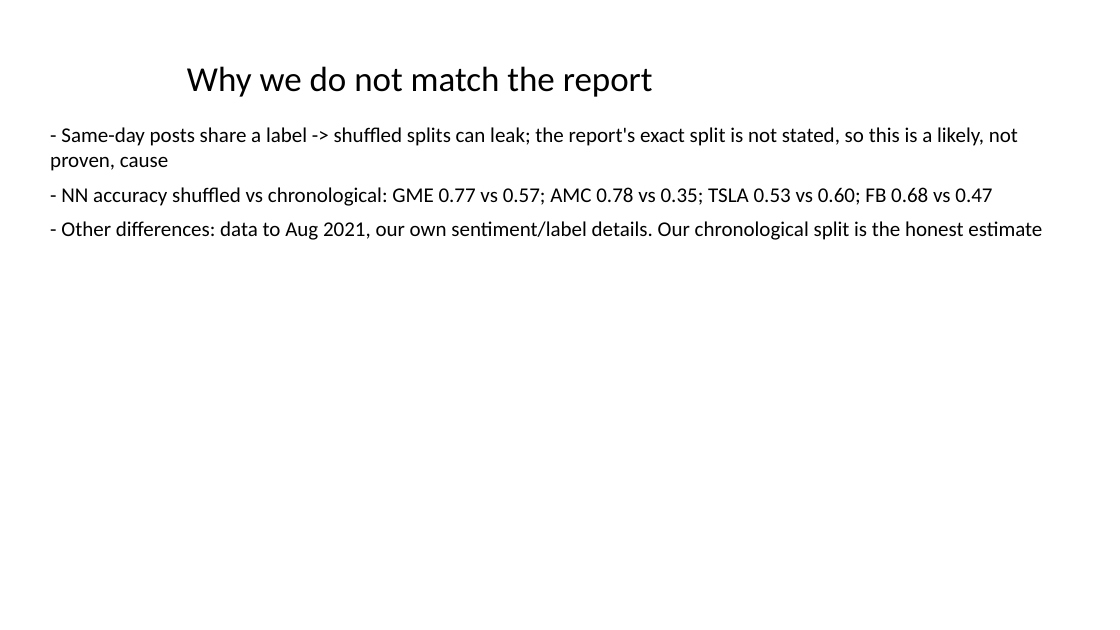
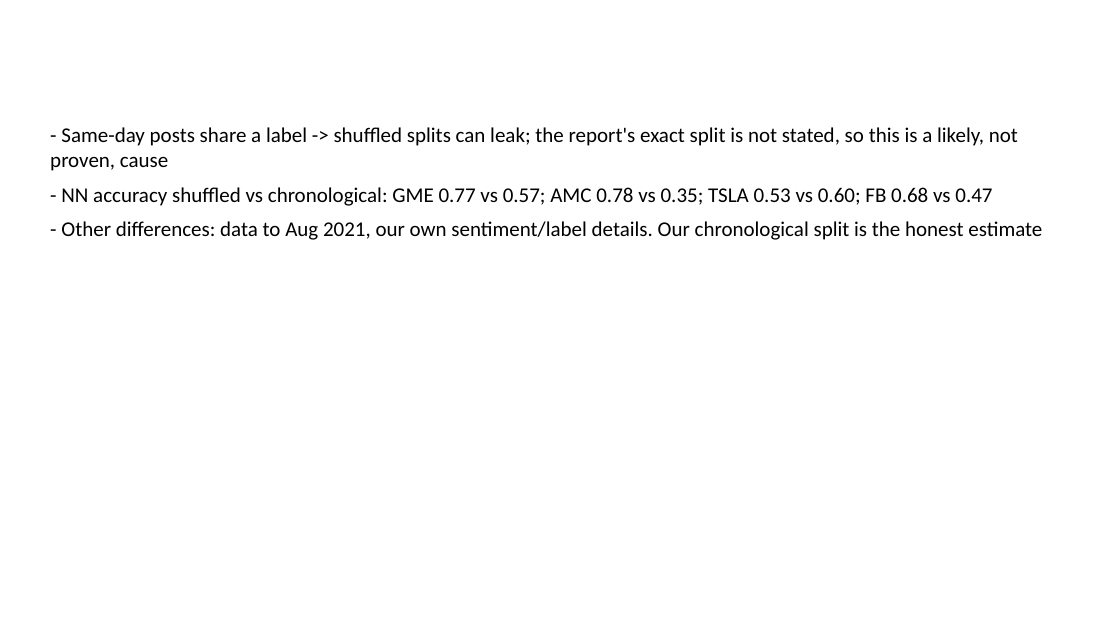
Before and after one commit to Prithvi-Aithal/wsb-market-prediction, a slide deck: slide 10 of docs/presentation.pptx. Drawn at 1120x630 pixels with LibreOffice and Linux fonts; fonts in the diff are those of the drawing. Boxes give left, top, right and bottom in pixels: in the first picture for what was removed or moved away, otherwise in the second. Text is boxed around its words. In the diff, an @@ line names an element or a change of style, - is before the commit and + after.

Commit message:
Fix chart legend overlap, soften tuning conclusion, center slide titles

```diff
--- a/docs/presentation.pptx
+++ b/docs/presentation.pptx
@@ title removed at <box>187,66,653,97</box> @@
-Why we do not match the report
```
Also in this commit, not shown: 11 other slides changed, 2 slides added, 2 slides removed, 5 other files.
